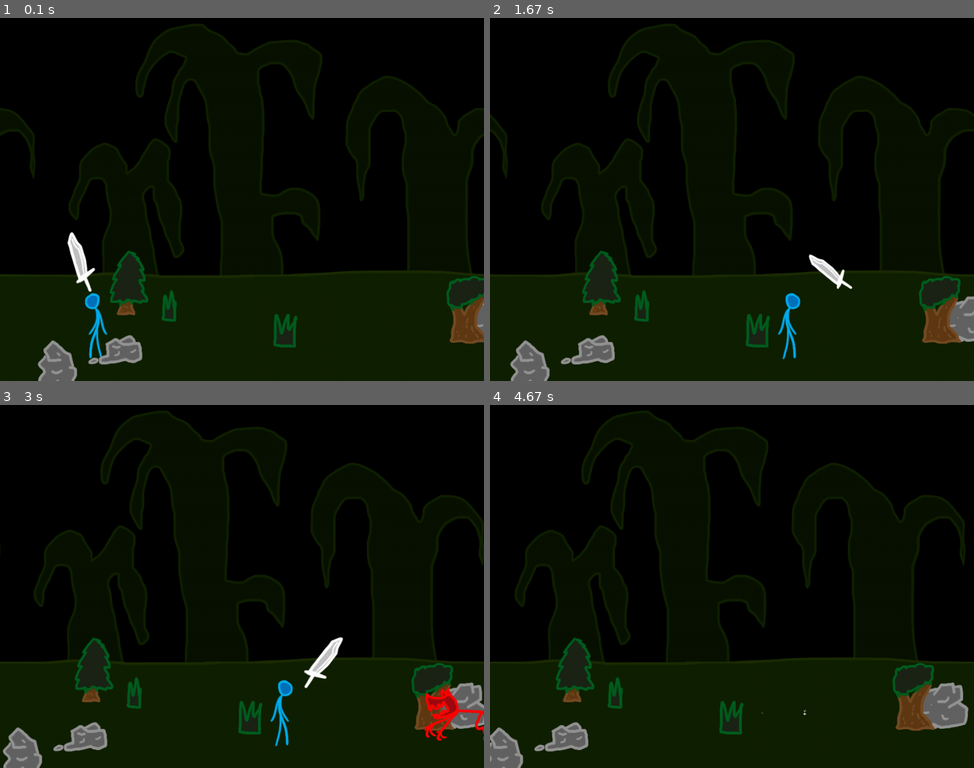
Above: before the commit, frames 1-4 (two rows, left to right).
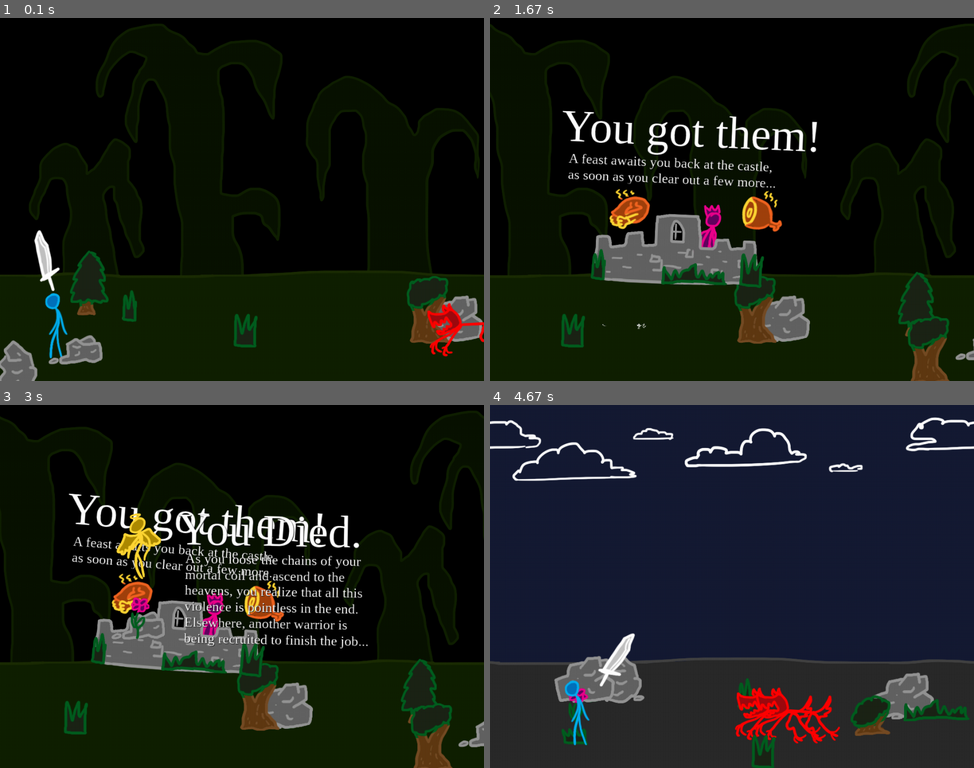
Above: after the commit, the same moments.

Repository: Atomotron/Learning-Pygame
Game: pygame game, started from examples/4_sprite_class.py
The game is run twice, just before and just after one commit, with the same random seed, the same clock (stepped at 60 frames per second) and the same inputs.
Inputs (mouse positions are in pixels of both pictures, inside the frame that each line leads up to):
- Up to frame 1 (0.1 s): no input
- Up to frame 2 (1.67 s): hold Right 0.33-0.8 s; move the mouse to (712, 214) at 0.37 s; click (886, 188) at 0.88 s
- Up to frame 3 (3 s): no input
- Up to frame 4 (4.67 s): click (717, 524) at 3.72 s; hold Right 4-4.47 s; hold Left from 4.5 s (still down)

The runs differ from the first frame. In frame 1, 11% of the frame differs, in the area x 0-100%, y 1-100%; in frame 2, 19%; in frame 3, 22%; in frame 4, 99%, in the area x 0-100%, y 0-100%.

Commit message:
Win and lose messages

Diff:
--- a/examples/4_sprite_class.py
+++ b/examples/4_sprite_class.py
@@ -20,12 +20,15 @@
 # Load image and sound assets
 spritesheet = pygame.image.load("../img/sprites.png").convert_alpha()
 playersheet = pygame.image.load("../img/spriteanim_v2.png").convert_alpha()
+messages = pygame.image.load("../img/messages.png").convert_alpha()
 backgrounds = [
     pygame.image.load("../img/PyBgrd1_Plains.png").convert_alpha(),
     pygame.image.load("../img/PyBgrd2_Dunes.png").convert_alpha(),
     pygame.image.load("../img/PyBgrd3_Swamp.png").convert_alpha(),
 ]
 schwing = pygame.mixer.Sound("../sounds/schwing.ogg")
+werewolf = pygame.mixer.Sound("../sounds/elitewart.ogg")
+win = pygame.mixer.Sound("../sounds/goodjob.ogg")
 
 source_rects = {
     'man'   : Rect((0,0),(48*2,48*3)),
@@ -61,7 +64,10 @@
     'widegrass'  :Rect((48*13,48*11),(48*5,48*1)),
     'grass'  :Rect((48*18,48*11),(48*2,48*1)),
 }
-
+message_rects = {
+    'win':Rect(0,0,600,400),
+    'death':Rect(0,400,600,400),
+}
 player_frames = [
     Rect((0,0),(48*2,48*3)),
     Rect((48*2,0),(48*2,48*3)),
@@ -89,8 +95,8 @@
                 if actor.rect.colliderect(reactor.rect):
                     actor.collide(reactor)
         if self.player:
-            delta = ((self.player.pos[0] - self.camera[0]) / self.background.get_rect().width) - 0.5
-            speed = math.pow(delta,3)*30
+            delta = ((self.player.pos[0] - self.camera[0]) / self.background.get_rect().width) - 0.1
+            speed = (math.pow(delta,3)+math.pow(delta-0.4,5))*30
             self.camera[0] += dt*speed # Rectangle integration method
     def draw(self,screen):
         # The position on the screen of the background repetition seam
@@ -100,12 +106,13 @@
         screen.blit(self.background,(0,0),Rect((background_rect.width - seam,0),(seam,background_rect.height)))
         for thing in self.things:
             thing.draw(screen,self.camera)
-    def populate(self):
+    def populate(self,difficulty=1):
         """Introduce a bunch of objects."""
         self.things = []
         self.actors = []
         self.reactors = []
         self.enemy_count = 0
+        self.difficulty = difficulty
         self.background = random.choice(self.backgrounds)
         self.camera = np.array((0,0),dtype=np.float_)
         for i in range(0,100):
@@ -116,8 +123,8 @@
                 (random.uniform(-10000,10000),random.uniform(550,730)),
             )
         Player(world,(100,650))
-        for i in range(0,10):
-            Werewolf(world,(random.uniform(1000,10000),650))
+        for i in range(10,difficulty+10):
+            Werewolf(world,(random.uniform(i*100-100,i*100+100),650))
             self.enemy_count += 1
         world.z_sort()
     def z_sort(self):
@@ -263,6 +270,10 @@
             if pressed[K_LEFT] or pressed[K_a]:
                 self.pos[0] -= dt*PLAYER_SPEED
                 self.mirrored = False
+        else:
+            if self.scale < 0.01:
+                self.world.things.remove(self)
+                GameMessage(self.world,'death')
         super().tick(dt)
     def die(self):
         if self.dead:
@@ -301,6 +312,9 @@
         self.anim_state |= Sprite.DISAPPEAR | Sprite.HURT
         world.actors.remove(self)
         world.reactors.remove(self)
+        self.world.enemy_count -= 1
+        if self.world.enemy_count <= 0:
+            GameMessage(self.world,'win')
     def collide(self,reactor):
         if reactor.NAME == "player":
             reactor.die()
@@ -365,6 +379,29 @@
     def die(self):
         self.world.things.remove(self)
 
+class GameMessage(Sprite):
+    def __init__(self,world,message):
+        super().__init__(
+            world,
+            messages,
+            message_rects[message],
+            world.camera + np.array((world.background.get_rect().width/2,world.background.get_rect().height/2))
+        )
+        self.message = message
+        self.anim_state |= Sprite.WIGGLE
+        self.advance_timer = 0
+        if message == 'win':
+            win.play()
+        else:
+            werewolf.play()
+    def tick(self,dt):
+        self.advance_timer += dt
+        if self.advance_timer > (3000 if self.message=='win' else 6000):
+            self.world.things.remove(self)
+            self.world.populate(self.world.difficulty*2 if self.message=='win' else 1)
+        super().tick(dt)
+
+
 if __name__ == "__main__":
     clock = pygame.time.Clock() # A clock to keep track of time
     world = World(backgrounds)
Binary file added: img/messages.png
Not shown, added: sounds/goodjob.ogg
